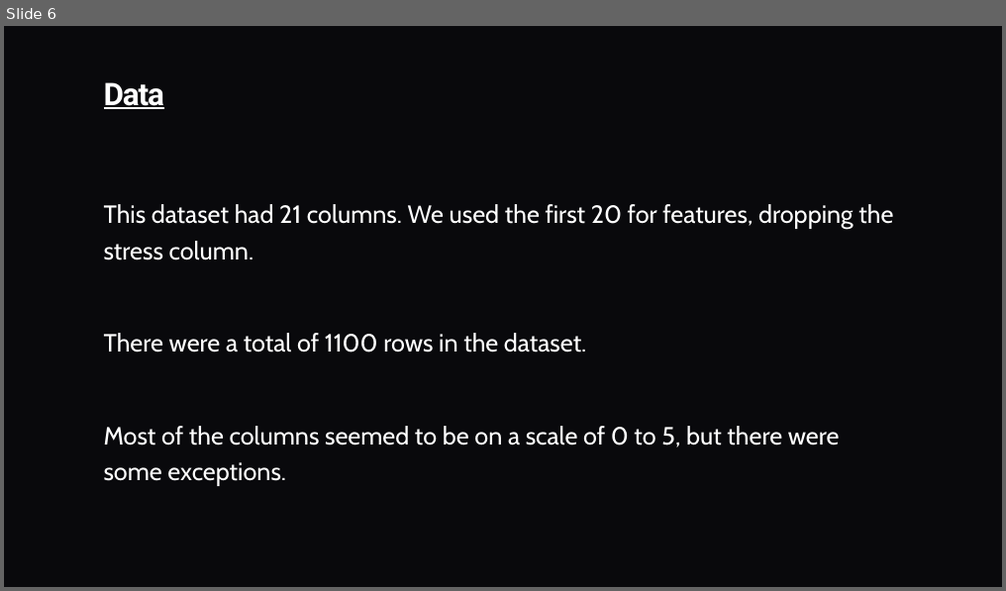
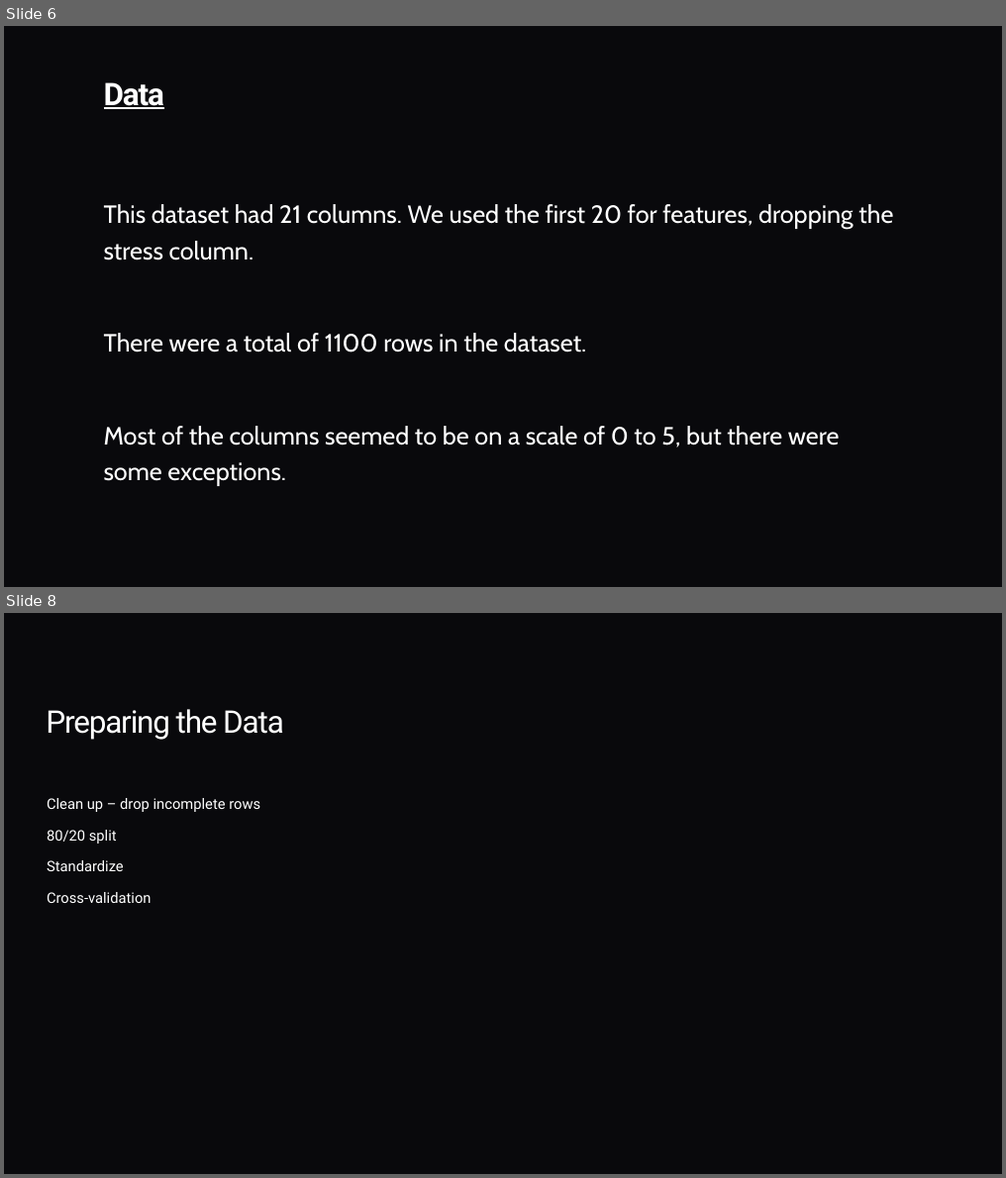
Before and after one commit to stran9682/capstone_571, a slide deck: Capstone_Team2.pptx. Shown one above the other, each under a label of ours: slide 6 before the commit, slides 6 and 8 after it; the slides between them are not shown. The pictures are 1006x591 and 1006x1178 pixels, drawn with LibreOffice and Linux fonts; fonts in the diff are those of the drawing. Boxes give left, top, right and bottom in pixels: in the first picture for what was removed or moved away, otherwise in the second. Text is boxed around its words. In the diff, an @@ line names an element or a change of style, - is before the commit and + after.

```diff
--- a/Capstone_Team2.pptx
+++ b/Capstone_Team2.pptx
@@ slide 8 added at bbox=[4, 613, 1002, 1174], background #09090C @@
@@ title added at bbox=[46, 709, 284, 740], 30 pt, text #FFFFFF @@
+Preparing the Data
@@ text added at bbox=[47, 798, 260, 903], 14 pt, text #FFFFFF @@
+Clean up – drop incomplete rows
+80/20 split
+Standardize
+Cross-validation
```
Also in this commit, not shown: 4 other slides added, 9 other files.
